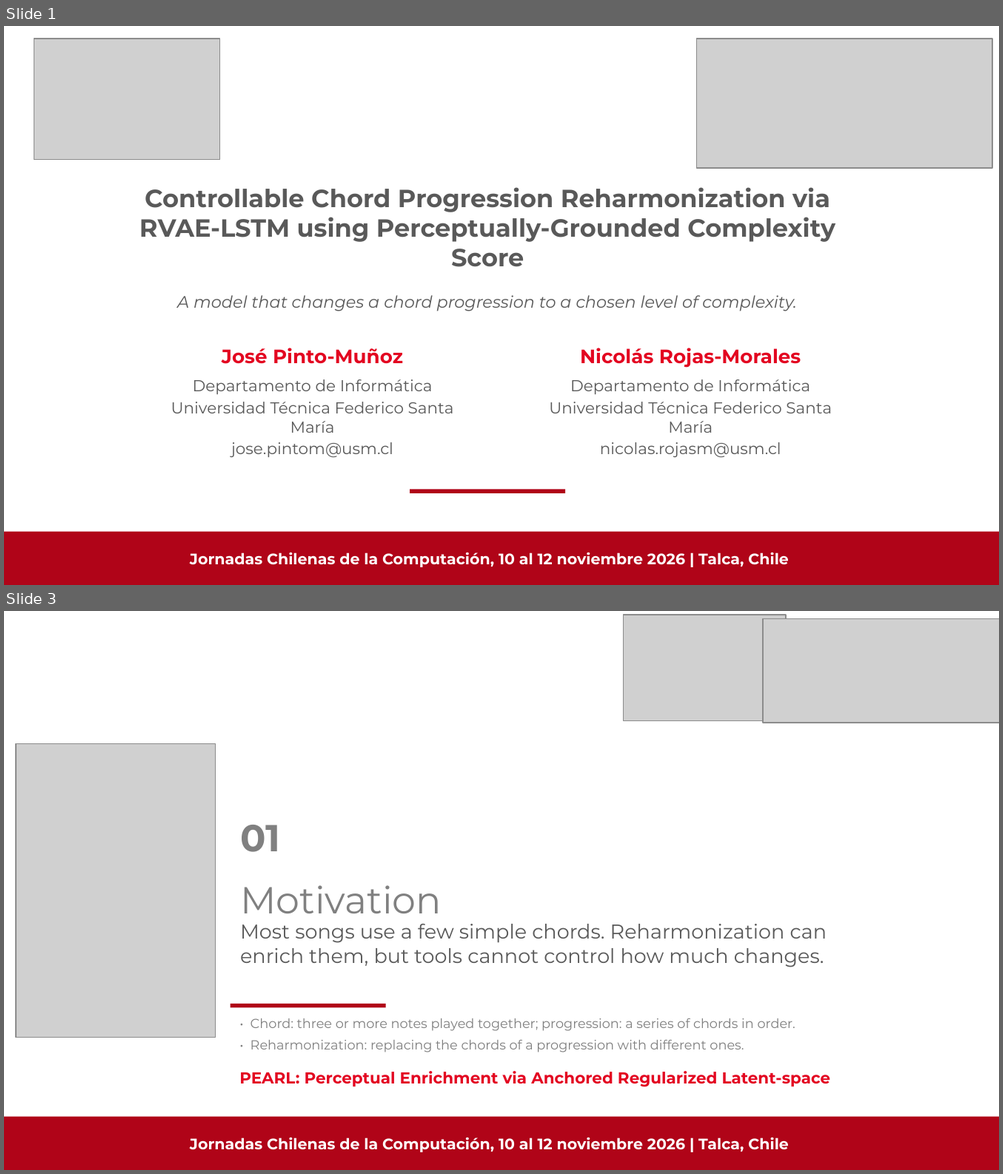
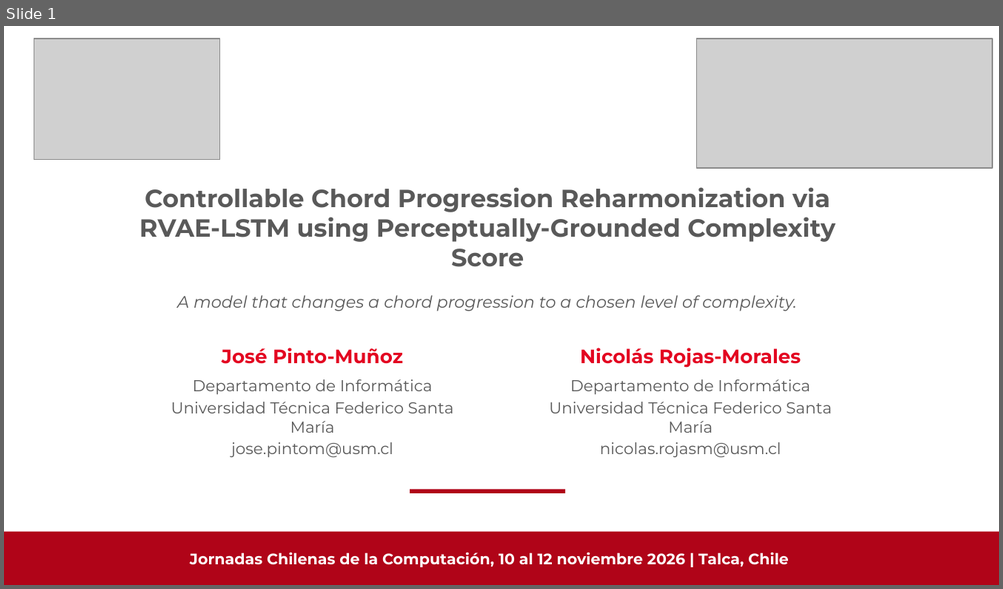
Before and after one commit to Pepebeats-flp/SCL_2.0, a slide deck: JCC2026/PEARL_JCC2026.pptx. Shown one above the other, each under a label of ours: slides 1 and 3 before the commit, slide 1 after it; the slides between them are not shown. The pictures are 1003x1174 and 1003x589 pixels, drawn with LibreOffice and Linux fonts; fonts in the diff are those of the drawing; grey boxes stand for pictures. Boxes give left, top, right and bottom in pixels: in the first picture for what was removed or moved away, otherwise in the second. Text is boxed around its words. In the diff, an @@ line names an element or a change of style, - is before the commit and + after.

```diff
--- a/JCC2026/PEARL_JCC2026.pptx
+++ b/JCC2026/PEARL_JCC2026.pptx
@@ slide 3 removed at box(4, 611, 999, 1170), background #FFFFFF @@
@@ picture removed at box(623, 615, 785, 721) @@
@@ picture removed at box(762, 619, 999, 723) @@
@@ picture removed at box(16, 743, 215, 1038) @@
@@ title removed at box(240, 825, 280, 852) @@
-01
@@ title removed at box(240, 886, 441, 914) @@
-Motivation
@@ title removed at box(240, 924, 827, 968) @@
-Most songs use a few simple chords. Reharmonization can enrich them, but tools cannot control how much changes.
@@ rectangle removed at box(230, 1004, 385, 1008) @@
@@ text removed at box(250, 1019, 795, 1053) @@
-• Chord: three or more notes played together; progression: a series of chords in order.
-• Reharmonization: replacing the chords of a progression with different ones.
@@ text removed at box(239, 1071, 831, 1088) @@
-PEARL: Perceptual Enrichment via Anchored Regularized Latent-space
@@ rectangle removed at box(4, 1117, 999, 1170) @@
@@ text removed at box(182, 1143, 368, 1150) @@
-JCC 2026| Jornadas Chilenas de la Computación
@@ text removed at box(190, 1138, 788, 1153) @@
-Jornadas Chilenas de la Computación, 10 al 12 noviembre 2026 | Talca, Chile
```
Also in this commit, not shown: 13 slides changed, 2 slides added, 2 other slides removed, 18 other files.
